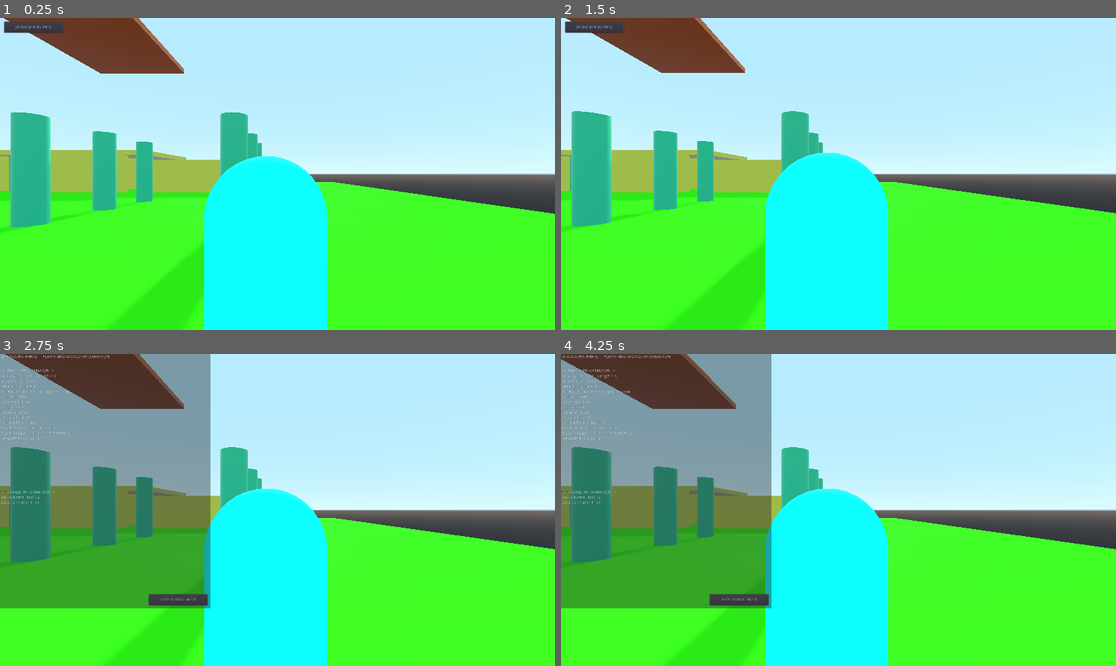
Above: before the commit, frames 1-4 (two rows, left to right).
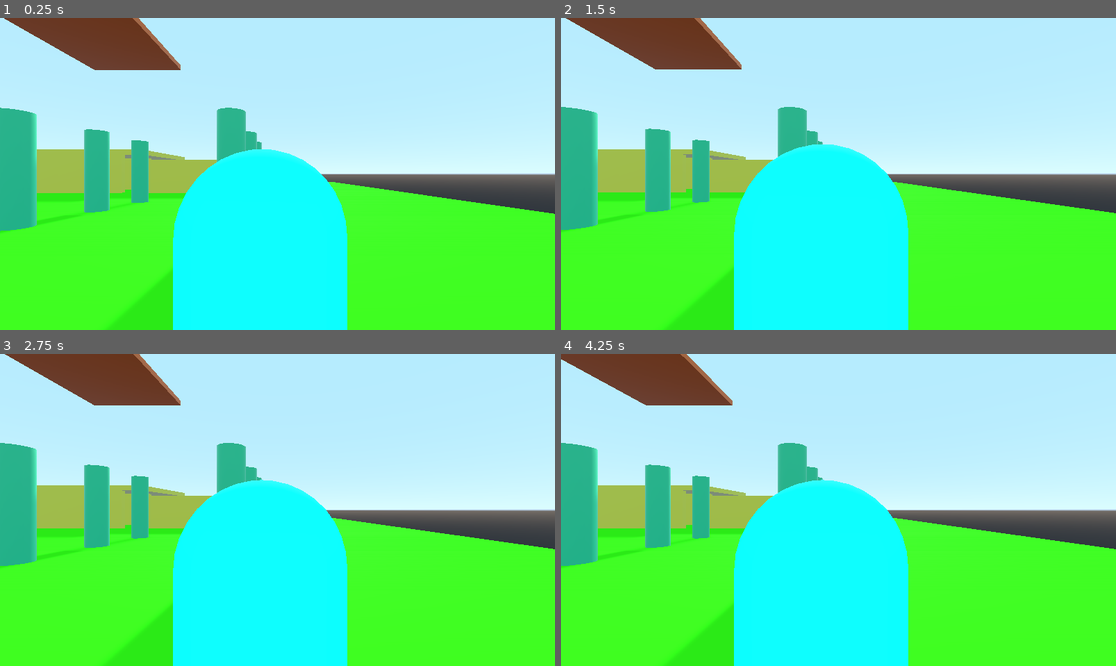
Above: after the commit, the same moments.

Repository: binaryorange/ECC
Game: Godot game, scene res://Testing.tscn
Two runs of this game, one before a commit and one after it. Both use one fixed random seed, a clock stepped at 60 frames per second and the inputs below.
Inputs (mouse positions are in pixels of both pictures, inside the frame that each line leads up to):
- Up to frame 1 (0.25 s): no input
- Up to frame 2 (1.5 s): click (594, 27) at 0.5 s, where only the run before the commit has a clickable "SHOW DEBUG INFO"; click (738, 264) at 1.25 s, where only the run before the commit has a clickable "HIDE DEBUG INFO"
- Up to frame 3 (2.75 s): click (33, 363) at 2 s, where only the run before the commit has a clickable "SHOW DEBUG INFO"
- Up to frame 4 (4.25 s): click (738, 600) at 2.75 s, where only the run before the commit has a clickable "HIDE DEBUG INFO"; click (594, 363) at 3.5 s, where only the run before the commit has a clickable "SHOW DEBUG INFO"

The runs differ from the first frame. In frame 1, 8.9% of the frame differs, in the area x 0-63%, y 1-100%; in frame 2, 9.1%; in frame 3, 35%, in the area x 0-63%, y 0-100%; in frame 4, 35%.
Error in both runs: Invalid get index 'name' (on base: 'Nil'). (res://Debug.gd:35)

Commit message:
Refactor: Reorganizing variables and clearing unnecessary lines of code up

Diff:
--- a/ECC_TPController/ECC_TPController.gd
+++ b/ECC_TPController/ECC_TPController.gd
@@ -1,7 +1,6 @@
 extends Spatial
 
 # first set up our external variables that we want to edit through the inspector
-
 # we will first export nodepaths
 
 # this will capture our view camera
@@ -21,26 +20,23 @@
 export (float) var RotationSpeed = 1.75
 
 # export our collision probe size
-export (float) var CollisionRadius = 2
+export (float) var CollisionRadius = 3
 
 # export our max and min camera angles
-export (float) var MaxCameraAngle = 70
-export (float) var MinCameraAngle = -45
+export (float) var MaxCameraAngle = 45
+export (float) var MinCameraAngle = -50
 
 # export our minimum camera distance
-export (float) var MinViewCamDistance = 1.0
+export (float) var MinViewCamDistance = 0.5
 
 # export our clip cam z adjuster
-export (float) var ClipCamZAdjuster = 3
+export (float) var ClipCamOffset = 2
 
 # export our view cam offset adjuster
-export (float) var ViewCamZAdjuster = 1
-
-# export our clip distance adjuster
-export (float) var ClipDistanceAdjuster = 2
+export (float) var ViewCamOffset = 1
 
 # allow the user to choose if there's a follow delay or not
-export (bool) var EnableFollowDelay = false
+export (bool) var EnableFollowDelay = true
 export (float) var FollowSmoothing = 0.07
 
 # allow the user to choose to allow mouse input if gamepad is not being used
@@ -56,46 +52,48 @@
 export (float) var MaxConfinedSpaceDistance = 8.0
 
 # our local variables
+
+# input variables
 var cam_up = 0.0
 var cam_right = 0.0
 var player_right = 0.0
 var player_up = 0.0
-var zoom  = 0
+var zoom = 0
+var stickInput = Vector2()
+
+# node storage variables
 var clip_cam
 var view_cam
-var can_clip = false
 var y_gimbal
 var x_gimbal
-var max_zoom_level
-var zooms = []
-var gimbal_offset
+var player
+var collision_probe_shape
+var helper_mesh
+
+# our booleans
+var can_clip = false
 var confined_space = false
-var collision_probe_shape
 var clipping = false
 var counting_down = false
-var player
+var mouse_captured = false
+var mouse_moved = false
+
+# our arrays, probe is for bodies that can be clipped to by the camera, zooms is to hold our zoom positions
+var probe = []
+var zooms = []
+
+# our offset variables
+var gimbal_offset
 var raycast_offset
+
+# other variables
+var max_zoom_level
 var rot_y_angle = 0
-var stickInput = Vector2()
-
-# hide these when we are running the game
-var helper_mesh
-
-# this allows us to toggle between mouse/gamepad input
-var mouse_captured = false
-
-# we use this to track if the mouse moved or not during the last frame
-var mouse_moved = false
-
-# we use this array to determine if there are more than one bodies in the CollisionProbe.
-var probe = []
-
 var new_lerp_weight
 var distance = 0.0
 var new_distance = 0.0
 var clip_offset = 0.0
-
-var view_cam_z = 0
+var view_cam_z = 0.0
 
 # Called when the node enters the scene tree for the first time.
 func _ready():
@@ -120,6 +118,7 @@
 
 	# store the position offset of the raycast node
 	raycast_offset = $ConfinedSpaceCheck.global_transform.origin - player.global_transform.origin
+	print("Stored the raycast's offset value as " + str(raycast_offset))
 
 
 	# store the offset of the gimbal relative to its parent node
@@ -139,14 +138,17 @@
 	print("Max Zoom Level set to " + str(max_zoom_level))
 
 	# set the default zoom level of the cameras
-
 	# set the clip camera to be one unit BEHIND of the zoom marker
-	clip_cam.transform.origin.z = zooms[0] + ClipCamZAdjuster
+	clip_cam.transform.origin.z = zooms[0] + ClipCamOffset
+	print("Clip Cam Positioned at " + str(clip_cam.transform.origin.z))
 
 	# set the view camera to be one unit AHEAD of the zoom marker
-	view_cam.transform.origin.z = zooms[0] - ViewCamZAdjuster
-
-	# set the viewcam z
+	view_cam.transform.origin.z = zooms[0] - ViewCamOffset
+	print("View Cam Positioned at " + str(view_cam.transform.origin.z))
+
+	print("Zoom value 1 at " + str(zooms[0]))
+
+	# set view_cam_z to the view cam's z transform
 	view_cam_z = view_cam.transform.origin.z
 
 	# add the ClipCameraException node
@@ -237,7 +239,7 @@
 		self.global_transform.origin = player.global_transform.origin + gimbal_offset
 
 	# position the clip cam
-	clip_cam.transform.origin.z = zooms[zoom] + ClipCamZAdjuster
+	clip_cam.transform.origin.z = zooms[zoom] + ClipCamOffset
 
 
 func _rotate_camera(delta):
@@ -285,14 +287,18 @@
 	if can_clip:
 
 		# set the new distance
-		new_distance = zooms[zoom] - ViewCamZAdjuster - clip_offset - ClipDistanceAdjuster
+		new_distance = zooms[zoom] - ViewCamOffset - clip_offset
 
 		# check the new distance. If it is less than the current distance, immediately clip to the new distance
 		if new_distance < view_cam_z:
 			view_cam_z = new_distance
+		elif new_distance >= view_cam_z:
+			# we are still clipping against something behind the camera while possibly in a confined space,
+			# so move back slowly instead of snapping immediately to the clipping point
+			distance = new_distance
 	else:
 		# set the new distance
-		new_distance = zooms[zoom] - ViewCamZAdjuster - clip_offset - ClipDistanceAdjuster
+		new_distance = zooms[zoom] - ViewCamOffset - clip_offset
 
 		# lerp the camera backwards with the clip offset in mind because there *IS* a collision, it's just
 		# not registering yet but we know it will
@@ -304,10 +310,10 @@
 		elif clipping and stickInput.length() == 0 and player_input == 0:
 			# we are not rotating the camera or moving the player, and we're still clipping to something,
 			# so show the player by snapping the camera forward again
-			view_cam_z = zooms[zoom] - ViewCamZAdjuster - clip_offset - ClipDistanceAdjuster
+			view_cam_z = zooms[zoom] - ViewCamOffset - clip_offset
 		else:
 			# no collision at all, so set the camera to the correct distance
-			distance = zooms[zoom] - ViewCamZAdjuster
+			distance = zooms[zoom] - ViewCamOffset
 
 	# ensure the camera doesn't go past its distance minimum
 	if view_cam_z <= MinViewCamDistance:
@@ -402,7 +408,7 @@
 	if !body.is_in_group("noclip"):
 
 		# check to make sure this body doesn't exist in the array.
-		# if it doesn't, we will add it to the array, and set collision_probe_hit to true!
+		# if it doesn't, we will add it!
 		if probe.find(body) == -1:
 			probe.insert(probe.size(), body)
 			#print("Added " + str(body) + " at index [" + str(probe.size()-1) + "]")
--- a/ECC_TPController/ECC_ThirdPersonController.tscn
+++ b/ECC_TPController/ECC_ThirdPersonController.tscn
@@ -54,7 +54,7 @@
 [node name="ViewCamera" type="Camera" parent="X Gimbal" groups=[
 "noclip",
 ]]
-transform = Transform( 1, 0, 0, 0, 1, 0, 0, 0, 1, 0, 0, 5 )
+transform = Transform( 1, 0, 0, 0, 1, 0, 0, 0, 1, 0, 0, 3 )
 current = true
 near = 0.01
 far = 500.0
@@ -99,17 +99,17 @@
 [node name="Zoom1" type="Position3D" parent="X Gimbal/ClipCameraTarget/ZoomMarkers" groups=[
 "noclip",
 ]]
-transform = Transform( 1, 0, 0, 0, 1, 0, 0, 0, 1, 0, 0, 5 )
+transform = Transform( 1, 0, 0, 0, 1, 0, 0, 0, 1, 0, 0, 4 )
 
 [node name="Zoom2" type="Position3D" parent="X Gimbal/ClipCameraTarget/ZoomMarkers" groups=[
 "noclip",
 ]]
-transform = Transform( 1, 0, 0, 0, 1, 0, 0, 0, 1, 0, 0, 10 )
+transform = Transform( 1, 0, 0, 0, 1, 0, 0, 0, 1, 0, 0, 8 )
 
 [node name="Zoom3" type="Position3D" parent="X Gimbal/ClipCameraTarget/ZoomMarkers" groups=[
 "noclip",
 ]]
-transform = Transform( 1, 0, 0, 0, 1, 0, 0, 0, 1, 0, 0, 15 )
+transform = Transform( 1, 0, 0, 0, 1, 0, 0, 0, 1, 0, 0, 12 )
 
 [node name="ZoomTimer" type="Timer" parent="." groups=[
 "noclip",
--- a/Testing.tscn
+++ b/Testing.tscn
@@ -37,6 +37,7 @@
 [node name="Testing" type="Spatial"]
 
 [node name="Debug" parent="." instance=ExtResource( 10 )]
+visible = false
 Player = NodePath("../TestPlayer")
 ViewCam = NodePath("../ECC_ThirdPerson/X Gimbal/ViewCamera")
 
@@ -51,20 +52,9 @@
 EnableSlide = false
 FollowCamera = NodePath("../ECC_ThirdPerson")
 
-[node name="Camera" type="Camera" parent="TestPlayer"]
-transform = Transform( -1.62921e-07, 0.173648, -0.984808, 0, 0.984808, 0.173648, 1, 2.82909e-08, -1.60446e-07, -20.787, 5, 0 )
-
 [node name="ECC_ThirdPerson" parent="." instance=ExtResource( 5 )]
 transform = Transform( -1, 0, 3.25841e-07, 0, 1, 0, -3.25841e-07, 0, -1, -74.1859, 3.7889, 0.250013 )
 ClipCameraException = NodePath("../TestPlayer")
-CollisionRadius = 3.0
-MaxCameraAngle = 45.0
-MinCameraAngle = -50.0
-MinViewCamDistance = 0.5
-ClipCamZAdjuster = 1.0
-ViewCamZAdjuster = 1.0
-ClipDistanceAdjuster = 0.0
-EnableFollowDelay = true
 ZoomDelay = 0.25
 MinConfinedSpaceDistance = 0.5
 
